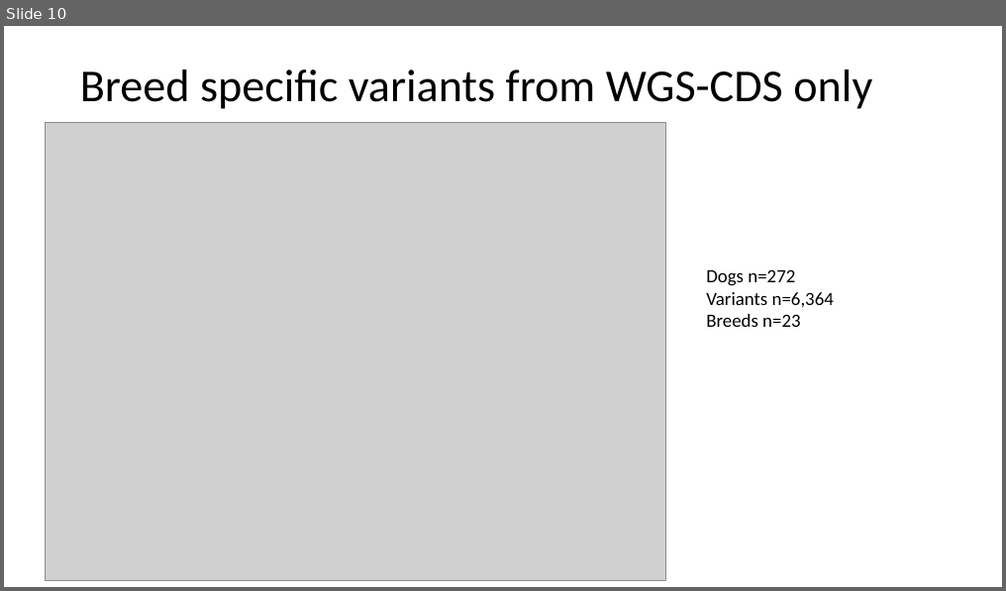
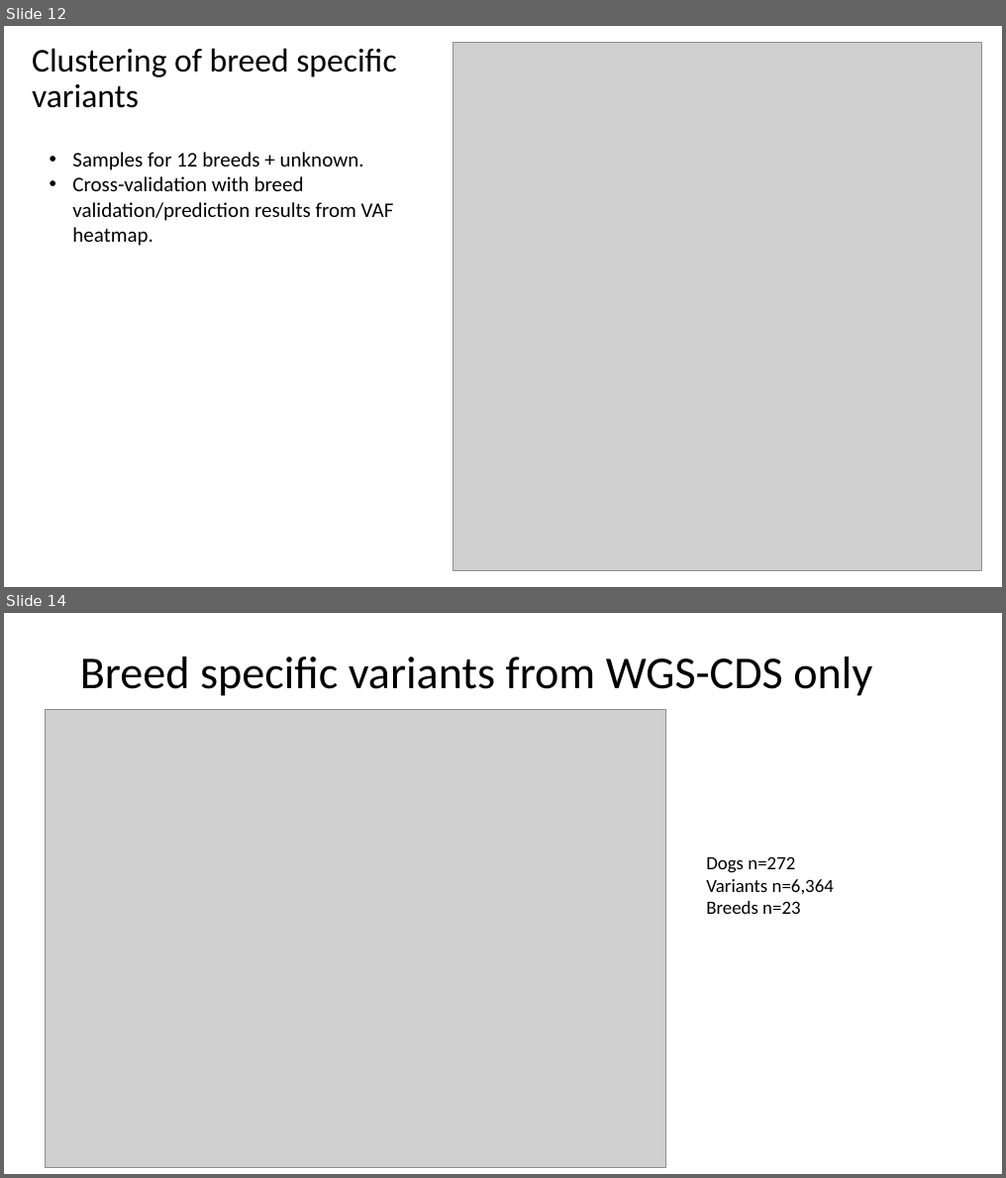
Before and after one commit to JingxuanChen7/canine_tumor_wes, a slide deck: doc/LabMeeting120123.pptx. Shown one above the other, each under a label of ours: slide 10 before the commit, slides 12 and 14 after it; the slides between them are not shown. The pictures are 1006x591 and 1006x1178 pixels, drawn with LibreOffice and Linux fonts; fonts in the diff are those of the drawing; grey boxes stand for pictures. Boxes give left, top, right and bottom in pixels: in the first picture for what was removed or moved away, otherwise in the second. Text is boxed around its words. In the diff, an @@ line names an element or a change of style, - is before the commit and + after.

```diff
--- a/doc/LabMeeting120123.pptx
+++ b/doc/LabMeeting120123.pptx
@@ slide 12 added at [4,26,1002,587], background #FFFFFF @@
@@ title added at [32,48,396,108], 32 pt, text #000000 @@
+Clustering of breed specific variants
@@ picture added at [453,43,982,571] @@
@@ text added at [72,152,394,246], 20 pt, text #000000 @@
+• Samples for 12 breeds + unknown.
+• Cross-validation with breed validation/prediction results from VAF heatmap.
@@ what was slide 10 is now slide 14 @@
```
Also in this commit, not shown: 8 slides changed, 4 other slides added, 1 other file.
